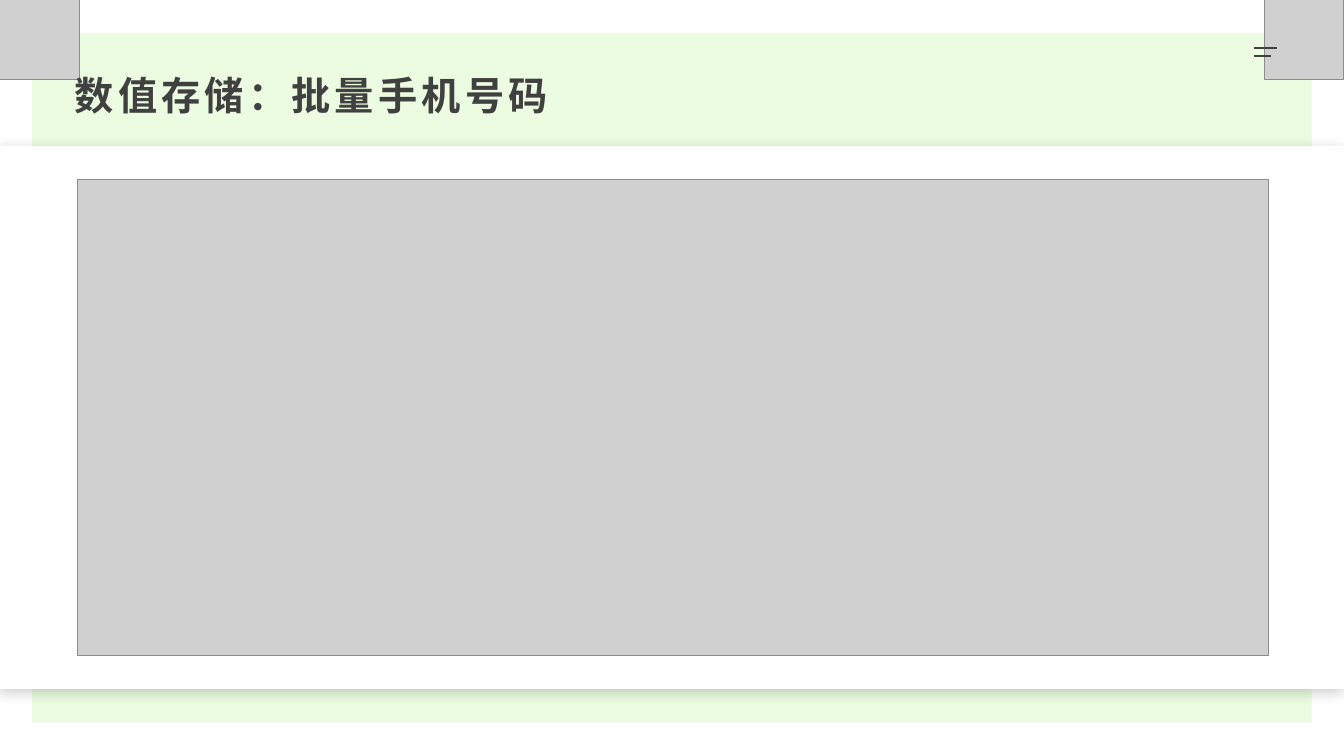
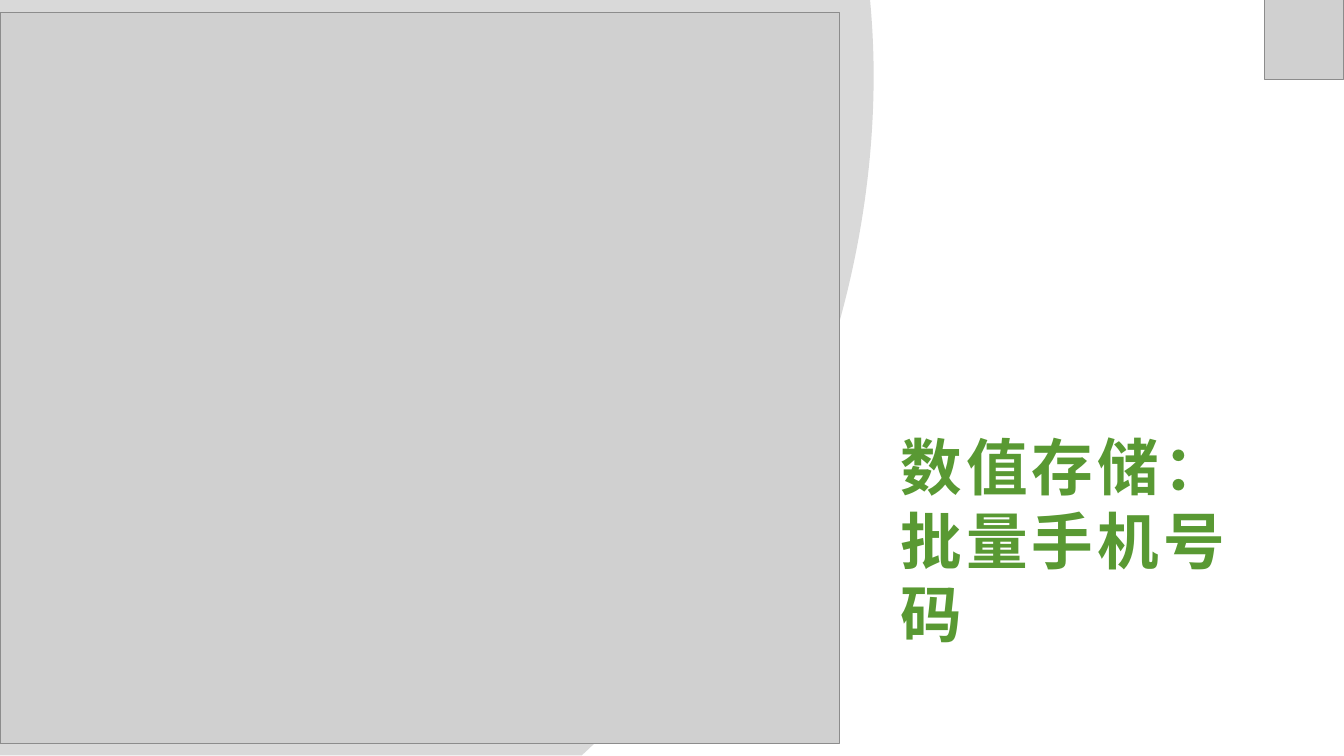
Before and after one commit to JiangJibo/project, a slide deck: slide 13 of web/src/main/resources/Java内存优化分享.pptx. Drawn at 1344x756 pixels with LibreOffice and Linux fonts; fonts in the diff are those of the drawing; grey boxes stand for pictures. Boxes give left, top, right and bottom in pixels: in the first picture for what was removed or moved away, otherwise in the second. Text is boxed around its words. In the diff, an @@ line names an element or a change of style, - is before the commit and + after.

```diff
--- a/web/src/main/resources/Java内存优化分享.pptx
+++ b/web/src/main/resources/Java内存优化分享.pptx
@@ freeform shape added at <box>0,0,874,755</box>, fill #D9D9D9 @@
@@ picture added at <box>0,13,840,744</box> @@
@@ rectangle removed at <box>32,33,1312,723</box> @@
@@ line removed from (1254, 48) to (1277, 48) @@
@@ line removed from (1254, 56) to (1271, 56) @@
@@ rectangle removed at <box>0,146,1344,690</box> @@
@@ picture removed at <box>78,179,1269,655</box> @@
@@ text "数值存储：批量手机号码": place and size @@
-text "数值存储：批量手机号码" at <box>75,70,548,114</box>
+text "数值存储：批量手机号码" at <box>900,437,1225,643</box>
@@ text "数值存储：批量手机号码" at <box>900,437,1225,643</box>: size 28 to 44 pt, text colour #404040 to #599933; less space between paragraphs; vertical alignment top to bottom @@
```
Also in this commit, not shown: 8 other slides changed, 3 slides added, 4 slides removed, 2 other files.
